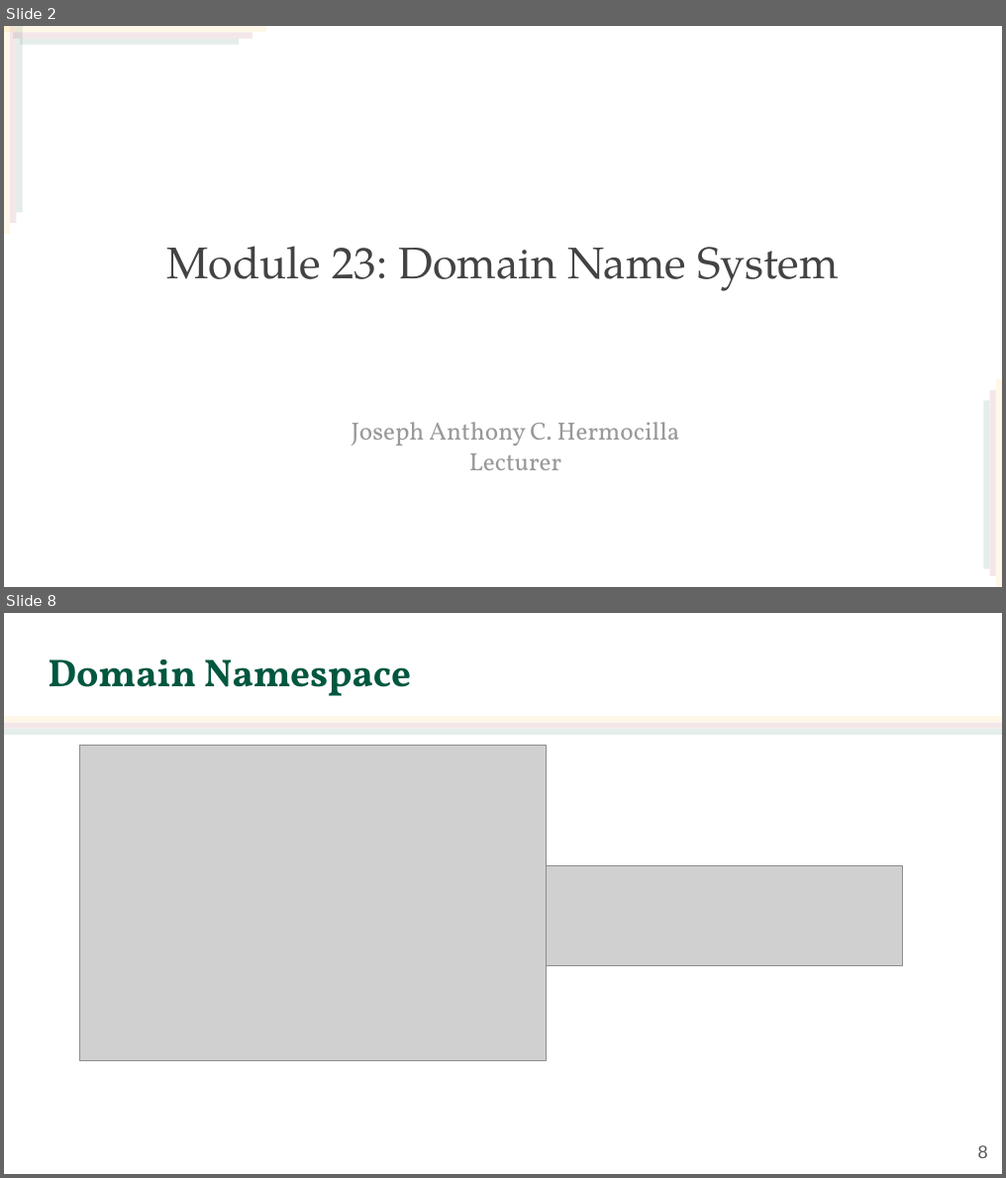
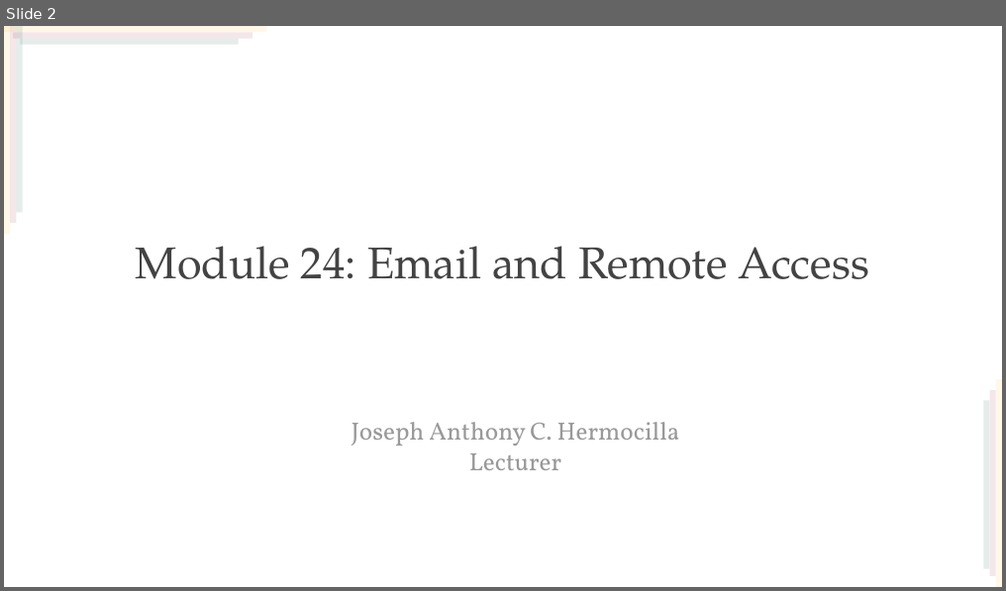
Before and after one commit to jachermocilla/extra-course-materials, a slide deck: cmsc137/slides-rsm/CMSC 137 - 24 - Email and Remote Access.odp. Shown one above the other, each under a label of ours: slides 2 and 8 before the commit, slide 2 after it; the slides between them are not shown. The pictures are 1006x1178 and 1006x591 pixels, drawn with LibreOffice and Linux fonts; fonts in the diff are those of the drawing; grey boxes stand for pictures; background and template pictures are left out. Boxes give left, top, right and bottom in pixels: in the first picture for what was removed or moved away, otherwise in the second. Text is boxed around its words. In the diff, an @@ line names an element or a change of style, - is before the commit and + after.

```diff
--- a/cmsc137/slides-rsm/CMSC 137 - 24 - Email and Remote Access.odp
+++ b/cmsc137/slides-rsm/CMSC 137 - 24 - Email and Remote Access.odp
@@ slide 8 removed at [4, 613, 1002, 1174], background #FFFFFF @@
@@ title removed at [48, 660, 411, 696] @@
-Domain Namespace
@@ rectangle removed at [4, 723, 1002, 729] @@
@@ rectangle removed at [4, 729, 1002, 735] @@
@@ rectangle removed at [4, 717, 1002, 723] @@
@@ picture removed at [80, 746, 546, 1061] @@
@@ picture removed at [542, 866, 902, 966] @@
@@ page number removed at [978, 1146, 988, 1158] @@
-8
@@ slide 2 changed as well @@
@@ title at [136, 246, 870, 279]: text changed @@
-Module 23: Domain Name System
+Module 24: Email and Remote Access
```
Also in this commit, not shown: 1 other slide changed, 1 slide added, 32 other slides removed, 2 other files.
